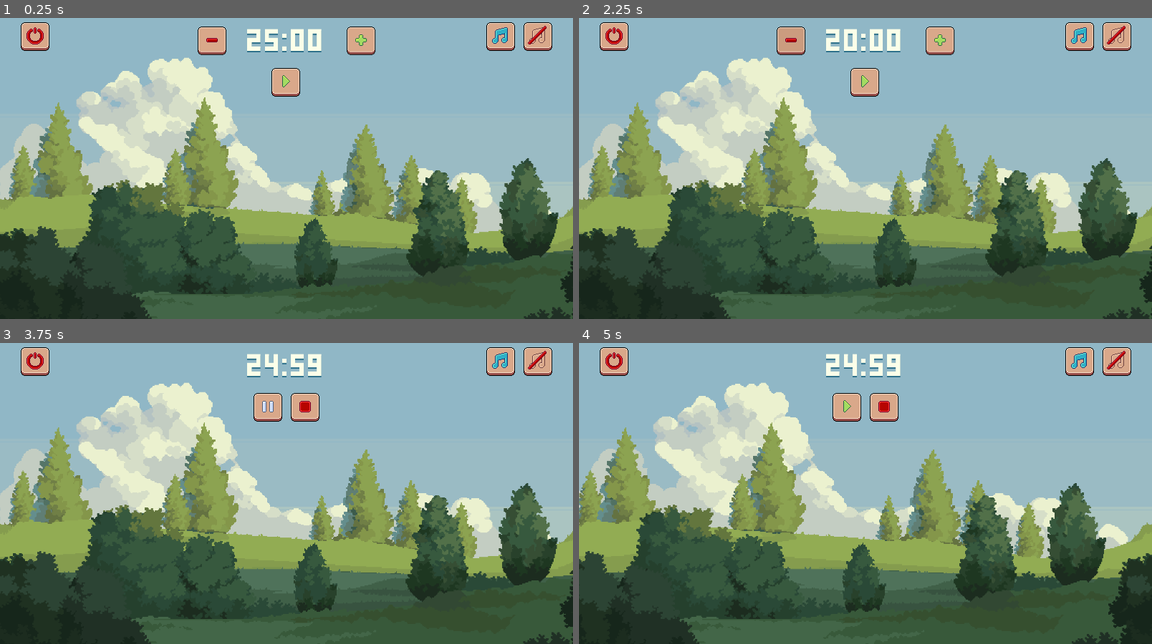
Above: before the commit, frames 1-4 (two rows, left to right).
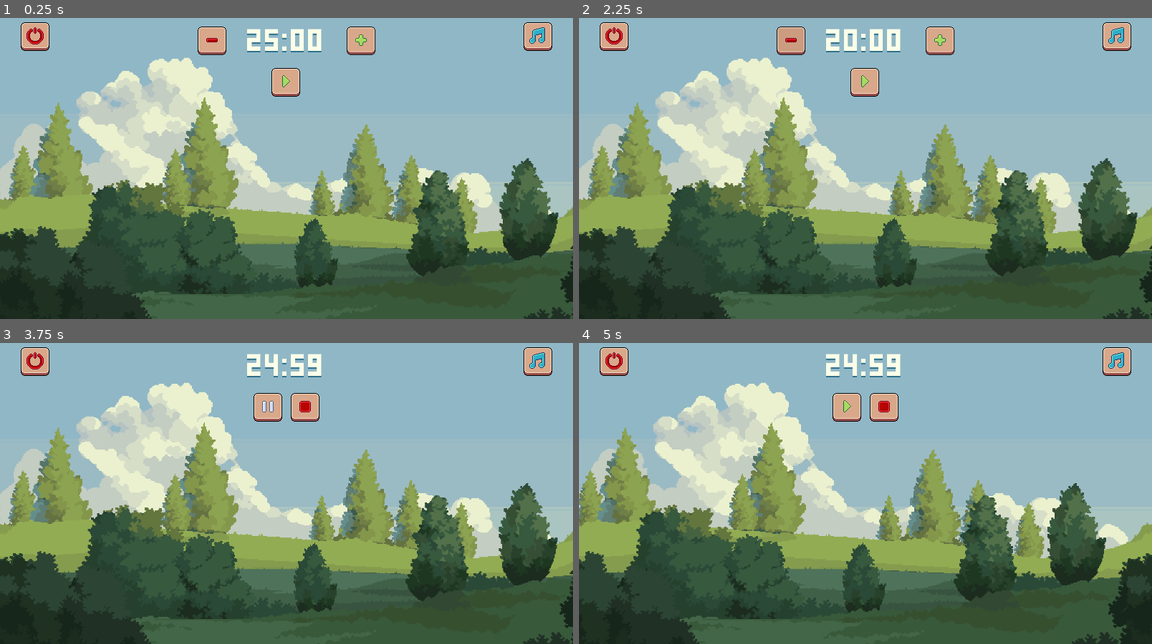
Above: after the commit, the same moments.

Repository: justkuzan/pomodoro-timer
Game: Godot game, scene res://Scenes/GameMainScene/game_main_scene.tscn
Same seed, same stepped clock (60 frames per second), same inputs: the game is played once before the commit and once after it.
Inputs (mouse positions are in pixels of both pictures, inside the frame that each line leads up to; where the layout moved, square brackets give the same spot in the first picture):
- Up to frame 1 (0.25 s): no input
- Up to frame 2 (2.25 s): click (1117, 36) [1077, 36] at 0.5 s; click (1117, 36) at 1.27 s; click (791, 42) at 2 s
- Up to frame 3 (3.75 s): click (360, 367) at 2.75 s; click (286, 406) at 3.5 s
- Up to frame 4 (5 s): click (848, 406) at 4.25 s

The runs differ from the first frame. In frame 1, 0.6% of the frame differs, in the area x 84-96%, y 1-11%; in frame 2, 0.6%; in frame 3, 0.6%; in frame 4, 0.6%.
Error after the commit: Trying to assign value of type 'Signal' to a variable of type 'TextureButton'. (res://UI/general_controls.gd:19)

Commit message:
feat: implement button logic in general_controls
Connected UI buttons and added signal emission for click events.

Diff:
--- /dev/null
+++ b/UI/general_controls.gd
@@ -0,0 +1,52 @@
+extends Control
+
+signal quit
+signal music_on
+signal music_off
+
+
+@onready var quit_button: TextureButton = $buttons_V/buttons_H/left_buttons/quit
+@onready var music_on_button: TextureButton = $buttons_V/buttons_H/right_buttons/music_on
+@onready var music_off_button: TextureButton = $buttons_V/buttons_H/right_buttons/music_off
+
+
+func _ready() -> void:
+	var all_buttons: Array = [
+		quit,
+		music_off,
+	]
+
+	for btn: TextureButton in all_buttons:
+		btn.button_down.connect(play_click_down)
+		btn.button_up.connect(play_click_up)
+
+
+func play_click_down() -> void:
+	pass
+	AudioManager.button_pressed()
+
+
+func play_click_up() -> void:
+	pass
+	AudioManager.button_released()
+
+
+func ui_misic_on() -> void:
+	music_on_button.show()
+	music_off_button.hide()
+
+func ui_misic_off() -> void:
+	music_on_button.hide()
+	music_off_button.show()
+
+
+func _on_quit_pressed() -> void:
+	emit_signal("quit")
+
+
+func _on_music_on_pressed() -> void:
+	emit_signal("music_on")
+
+
+func _on_music_off_pressed() -> void:
+	emit_signal("music_off")
--- a/UI/general_controls.tscn
+++ b/UI/general_controls.tscn
@@ -1,6 +1,7 @@
-[gd_scene load_steps=10 format=3 uid="uid://cslyegwgv1b5h"]
+[gd_scene load_steps=11 format=3 uid="uid://cslyegwgv1b5h"]
 
 [ext_resource type="Texture2D" uid="uid://ce2kbx6lm7exv" path="res://UI/HUD/Buttons/button-quit/quit-default.png" id="1_0l8tv"]
+[ext_resource type="Script" uid="uid://871qxvvdbpwp" path="res://UI/general_controls.gd" id="1_uiiji"]
 [ext_resource type="Texture2D" uid="uid://b1ccpspus2jy1" path="res://UI/HUD/Buttons/button-quit/quit-pressed.png" id="2_w0ert"]
 [ext_resource type="Texture2D" uid="uid://db7ea1rmhthj2" path="res://UI/HUD/Buttons/button-quit/quit-hovered.png" id="3_dg07i"]
 [ext_resource type="Texture2D" uid="uid://dxb4xtbrt0isi" path="res://UI/HUD/Buttons/button-music/music_on-default.png" id="4_kqivs"]
@@ -17,6 +18,7 @@
 anchor_bottom = 1.0
 grow_horizontal = 2
 grow_vertical = 2
+script = ExtResource("1_uiiji")
 
 [node name="buttons_V" type="VBoxContainer" parent="."]
 layout_mode = 1
@@ -55,9 +57,14 @@
 stretch_mode = 0
 
 [node name="music_off" type="TextureButton" parent="buttons_V/buttons_H/right_buttons"]
+visible = false
 custom_minimum_size = Vector2(120, 120)
 layout_mode = 2
 texture_normal = ExtResource("7_0l8tv")
 texture_pressed = ExtResource("8_w0ert")
 texture_hover = ExtResource("9_dg07i")
 stretch_mode = 0
+
+[connection signal="pressed" from="buttons_V/buttons_H/left_buttons/quit" to="." method="_on_quit_pressed"]
+[connection signal="pressed" from="buttons_V/buttons_H/right_buttons/music_on" to="." method="_on_music_on_pressed"]
+[connection signal="pressed" from="buttons_V/buttons_H/right_buttons/music_off" to="." method="_on_music_off_pressed"]
--- a/UI/timer_controls.gd
+++ b/UI/timer_controls.gd
@@ -15,7 +15,6 @@
 
 
 func _ready() -> void:
-	# Collect all buttons into an array for batch setup
 	var all_buttons: Array = [
 		play_button,
 		pause_button,
@@ -23,7 +22,6 @@
 		add_minutes_button,
 		reduce_minutes_button
 	]
-
 
 	for btn: TextureButton in all_buttons:
 		btn.button_down.connect(play_click_down)
Not shown, added: UI/general_controls.gd.uid
